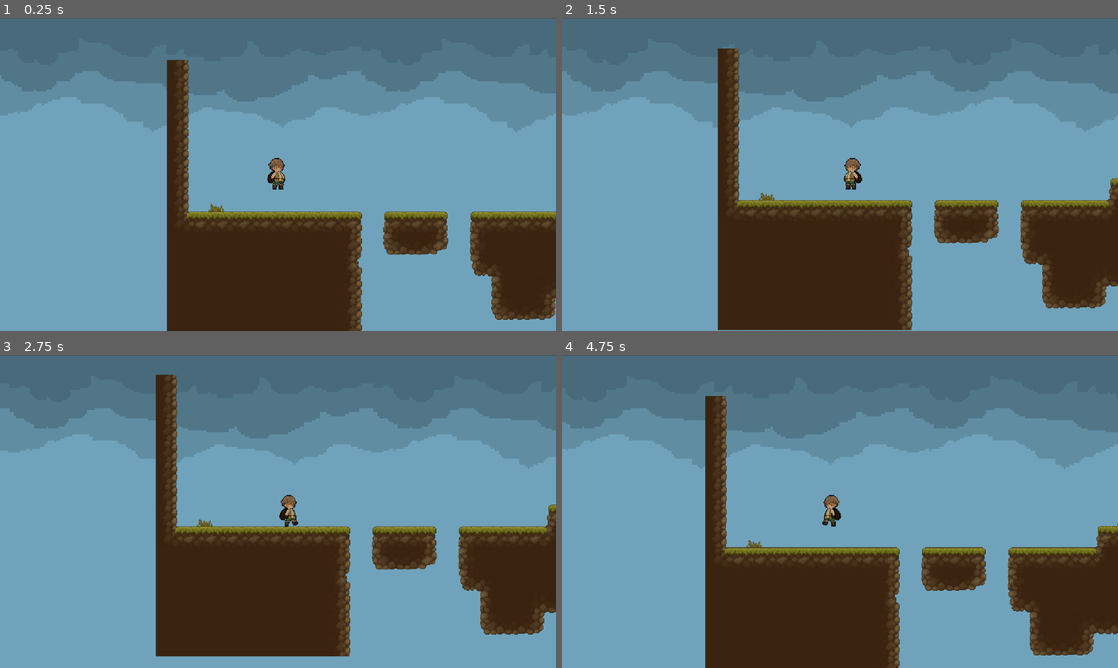
Above: before the commit, frames 1-4 (two rows, left to right).
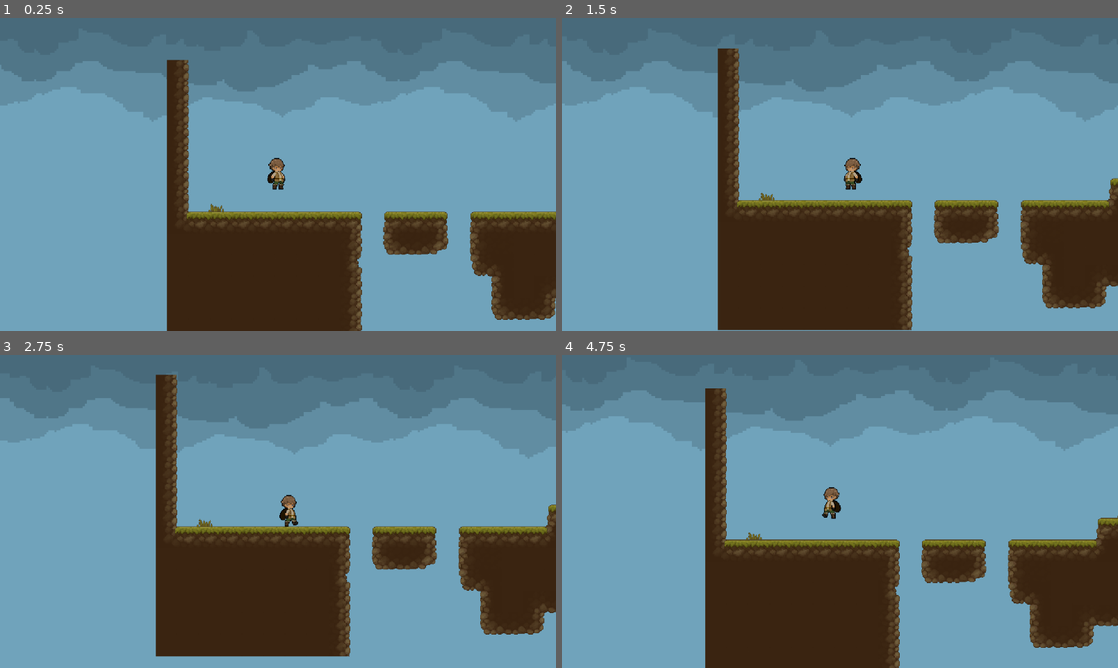
Above: after the commit, the same moments.

Repository: Evangelische-Zinzendorfschulen-Herrnhut/Platformer10-2
Game: Godot game, scene res://level/level.tscn
Same seed, same stepped clock (60 frames per second), same inputs: the game is played once before the commit and once after it.
Inputs:
- Up to frame 1 (0.25 s): no input
- Up to frame 2 (1.5 s): hold D (right) 0.53-1.28 s; tap Space (jump) at 0.77 s; hold A (left) from 1.28 s (still down)
- Up to frame 3 (2.75 s): tap Space (jump) at 1.52 s; release A (left) at 2.03 s; hold D (right) from 2.03 s (still down)
- Up to frame 4 (4.75 s): tap Space (jump) at 3.02, 3.77, 4.52 s; release D (right) at 3.53 s; hold A (left) from 3.53 s (still down)

The runs differ from the first frame. In frame 1, 6.1% of the frame differs, in the area x 0-100%, y 0-37%; in frame 2, 6.1%; in frame 3, 6.1%; in frame 4, 16%, in the area x 0-100%, y 0-100%.

Commit message:
Vertikale DragMargin

Diff:
--- a/level/level.tscn
+++ b/level/level.tscn
@@ -2713,7 +2713,7 @@
 [node name="Background_Sky" type="Sprite2D" parent="Player"]
 z_index = -1
 texture_repeat = 2
-position = Vector2(16, -81)
+position = Vector2(16, -96)
 texture = ExtResource("4_ktfr2")
 region_enabled = true
 region_rect = Rect2(0, 0, 1000, 300)
@@ -2721,7 +2721,7 @@
 [node name="Background_2" type="Sprite2D" parent="Player"]
 modulate = Color(0.4392157, 0.6392157, 0.73333335, 1)
 z_index = -1
-position = Vector2(16, 219)
+position = Vector2(16, 204)
 texture = ExtResource("5_44x8d")
 region_enabled = true
 region_rect = Rect2(0, 0, 1000, 300)
--- a/player/player.tscn
+++ b/player/player.tscn
@@ -150,6 +150,9 @@
 [node name="Camera2D" type="Camera2D" parent="."]
 zoom = Vector2(1.4, 1.4)
 drag_horizontal_enabled = true
+drag_vertical_enabled = true
 drag_left_margin = 0.05
+drag_top_margin = 0.05
 drag_right_margin = 0.05
+drag_bottom_margin = 0.0
 editor_draw_drag_margin = true
